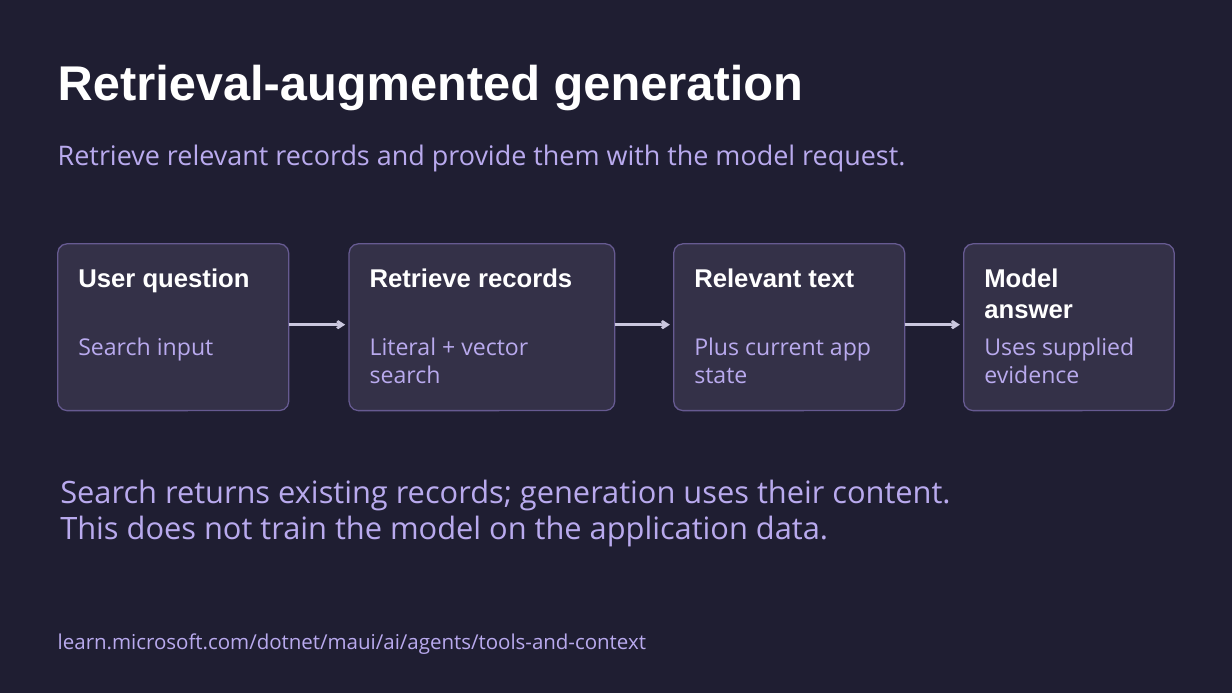
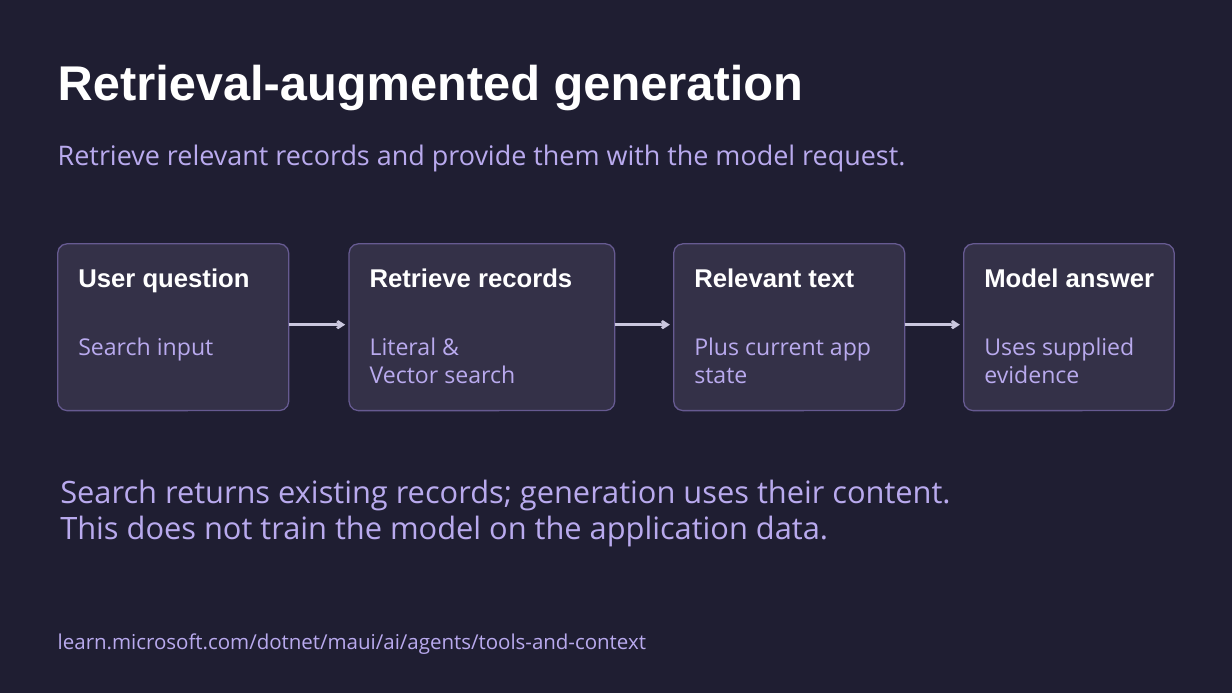
Before and after one commit to mattleibow/dotnetconf2026, a slide deck: slide 21 of slides.pptx. Drawn at 1232x693 pixels with LibreOffice and Linux fonts; fonts in the diff are those of the drawing. Boxes give left, top, right and bottom in pixels: in the first picture for what was removed or moved away, otherwise in the second. Text is boxed around its words. In the diff, an @@ line names an element or a change of style, - is before the commit and + after.

```diff
--- a/slides.pptx
+++ b/slides.pptx
@@ text "Model answer" rewrapped from <box>984,268,1073,319</box> to <box>984,268,1155,288</box> @@
@@ text at <box>370,337,515,383</box>: text changed @@
-Literal + vector search
+Literal &
+Vector search
```
Also in this commit, not shown: 14 other slides changed.
